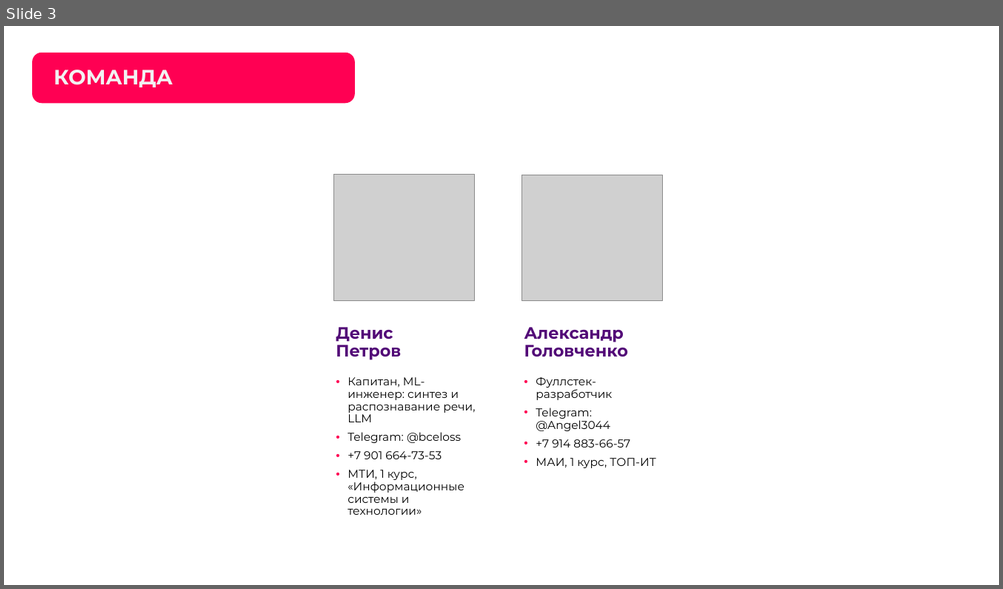
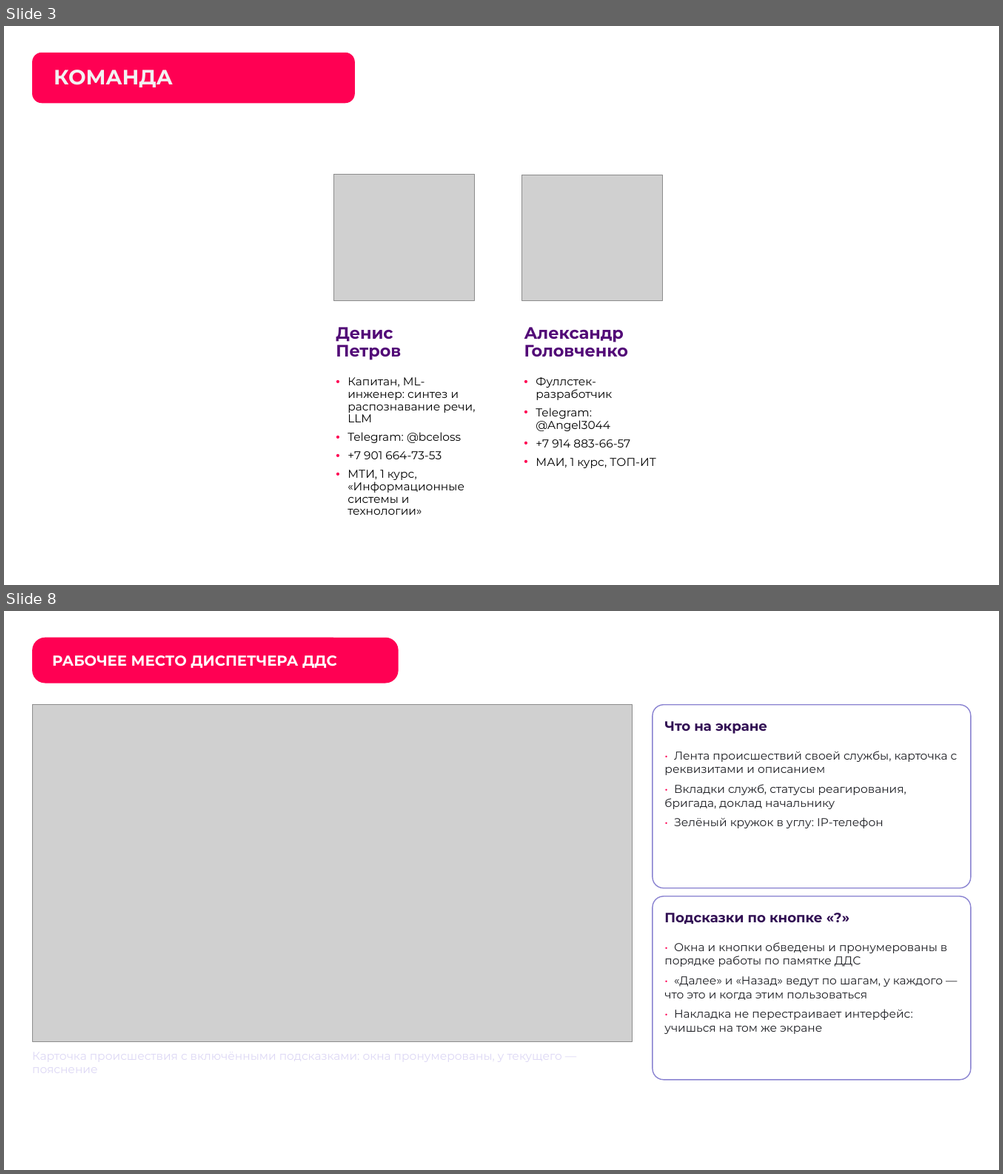
Before and after one commit to Den4ikAI/arm112-trainer, a slide deck: docs/презентация.pptx. Shown one above the other, each under a label of ours: slide 3 before the commit, slides 3 and 8 after it; the slides between them are not shown. The pictures are 1003x589 and 1003x1174 pixels, drawn with LibreOffice and Linux fonts; fonts in the diff are those of the drawing; grey boxes stand for pictures; background and template pictures are left out. Boxes give left, top, right and bottom in pixels: in the first picture for what was removed or moved away, otherwise in the second. Text is boxed around its words. In the diff, an @@ line names an element or a change of style, - is before the commit and + after.

```diff
--- a/docs/презентация.pptx
+++ b/docs/презентация.pptx
@@ slide 8 added at bbox=[4, 611, 999, 1170], background picture (left out) @@
@@ rounded rectangle added at bbox=[32, 637, 398, 683], fill #FF0053, 14 pt, text #FFFFFF, bold @@
+РАБОЧЕЕ МЕСТО ДИСПЕТЧЕРА ДДС
@@ picture added at bbox=[32, 705, 632, 1042] @@
@@ rounded rectangle added at bbox=[652, 705, 971, 889], fill #FFFFFF, outline #8A83D1 1 pt @@
@@ text added at bbox=[664, 721, 767, 734], 13 pt, text #310F53, bold @@
+Что на экране
@@ text added at bbox=[664, 751, 957, 829], 11 pt, text #1C1D22 @@
+• Лента происшествий своей службы, карточка с реквизитами и описанием
+• Вкладки служб, статусы реагирования, бригада, доклад начальнику
+• Зелёный кружок в углу: IP-телефон
@@ rounded rectangle added at bbox=[652, 897, 971, 1080], fill #FFFFFF, outline #8A83D1 1 pt @@
@@ text added at bbox=[664, 913, 822, 924], 13 pt, text #310F53, bold @@
+Подсказки по кнопке «?»
@@ text added at bbox=[664, 943, 947, 1034], 11 pt, text #1C1D22 @@
+• Окна и кнопки обведены и пронумерованы в порядке работы по памятке ДДС
+• «Далее» и «Назад» ведут по шагам, у каждого — что это и когда этим пользоваться
+• Накладка не перестраивает интерфейс: учишься на том же экране
@@ text added at bbox=[32, 1045, 632, 1070], 11 pt, text #DDD8F5 @@
+Карточка происшествия с включёнными подсказками: окна пронумерованы, у текущего — пояснение
```
Also in this commit, not shown: 5 slides changed, 10 other slides added, 21 slides removed, 14 other files.
